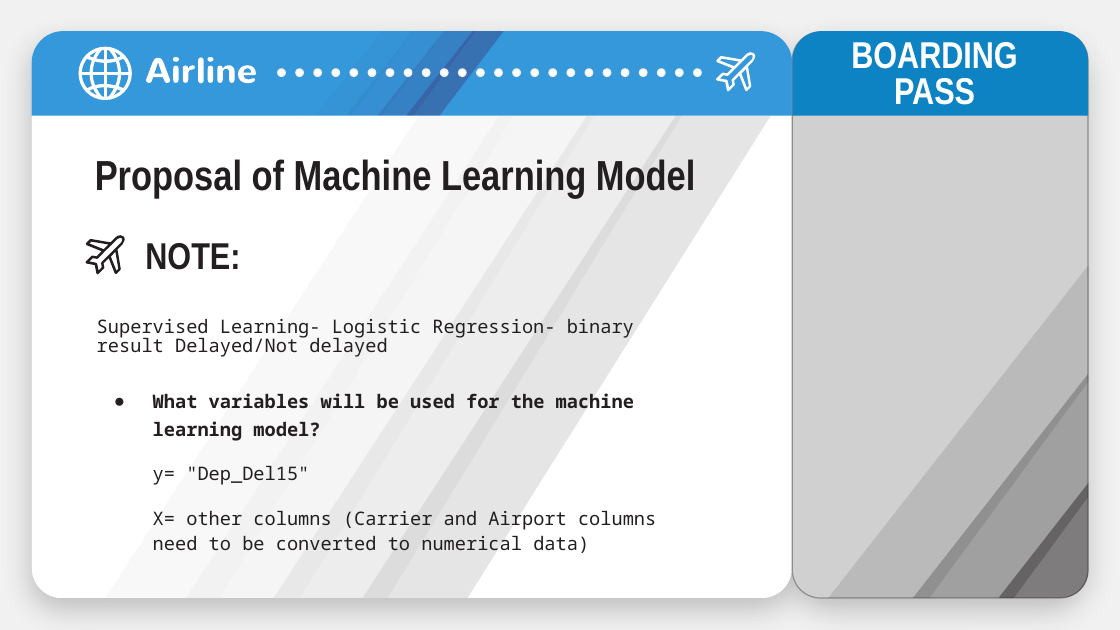
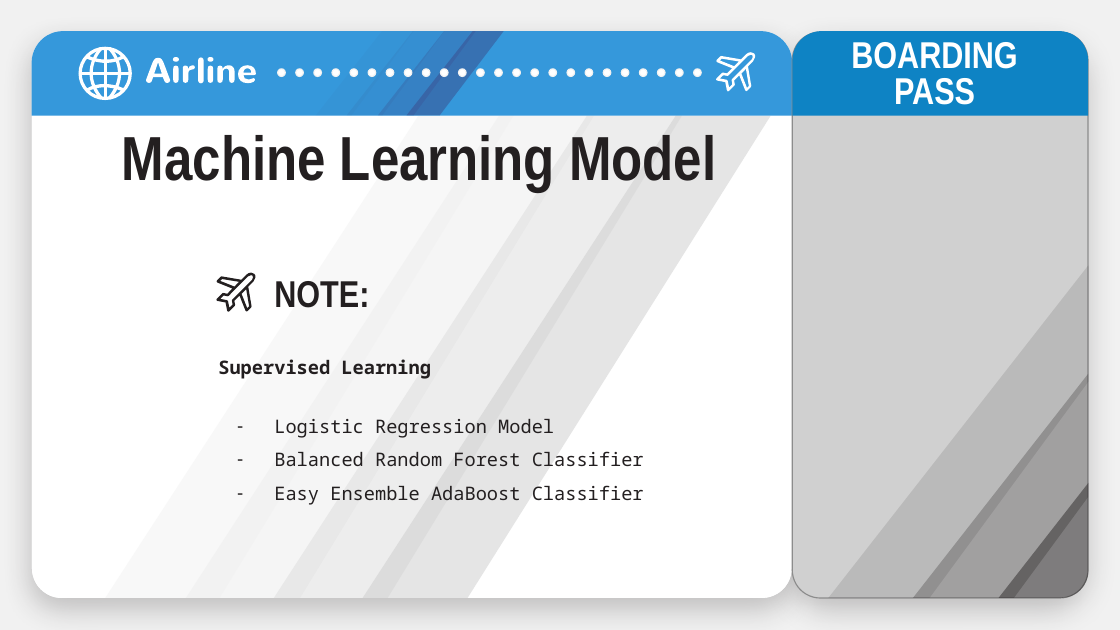
Before and after one commit to gdevashrayee/capstone_project-airline-delays, a slide deck: slide 8 of Airline Delays Powerpoint/AIRLINE DELAYS.pptx (slide 6 before the commit). Drawn at 1120x630 pixels with LibreOffice and Linux fonts; fonts in the diff are those of the drawing; grey boxes stand for pictures. Boxes give left, top, right and bottom in pixels: in the first picture for what was removed or moved away, otherwise in the second. Text is boxed around its words. In the diff, an @@ line names an element or a change of style, - is before the commit and + after.

```diff
--- a/Airline Delays Powerpoint/AIRLINE DELAYS.pptx
+++ b/Airline Delays Powerpoint/AIRLINE DELAYS.pptx
@@ title at (122, 135, 716, 191): text changed; size 27 to 40 pt @@
-Proposal of Machine Learning Model
+Machine Learning Model
@@ text "NOTE:": place and size @@
-text "NOTE:" at (145, 243, 240, 270)
+text "NOTE:" at (274, 281, 369, 308)
@@ freeform shape: place and size @@
-freeform shape at (85, 235, 124, 274)
+freeform shape at (216, 272, 255, 311)
@@ subtitle removed at (97, 319, 656, 553) @@
-Supervised Learning- Logistic Regression- binary result Delayed/Not delayed
-● What variables will be used for the machine learning model?
-y= "Dep_Del15"
-X= other columns (Carrier and Airport columns need to be converted to numerical data)
@@ subtitle added at (218, 359, 644, 505), 12 pt, text #231F20 @@
+Supervised Learning
+– Logistic Regression Model
+– Balanced Random Forest Classifier
+– Easy Ensemble AdaBoost Classifier
```
Also in this commit, not shown: 6 other slides changed, 2 slides added, 2 slides removed, 1 other file.
